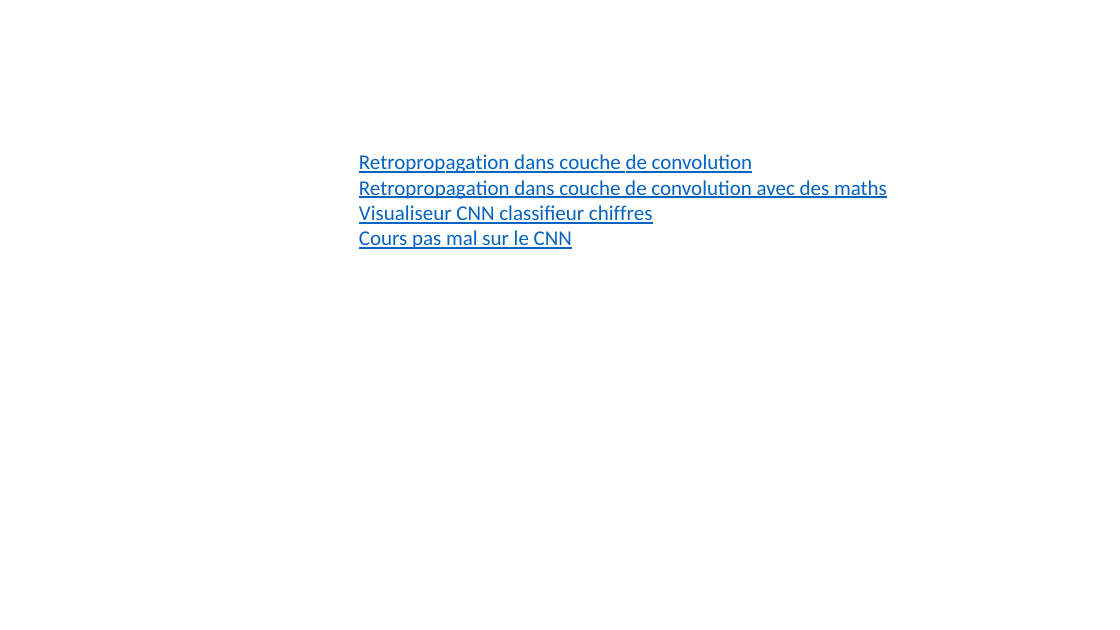
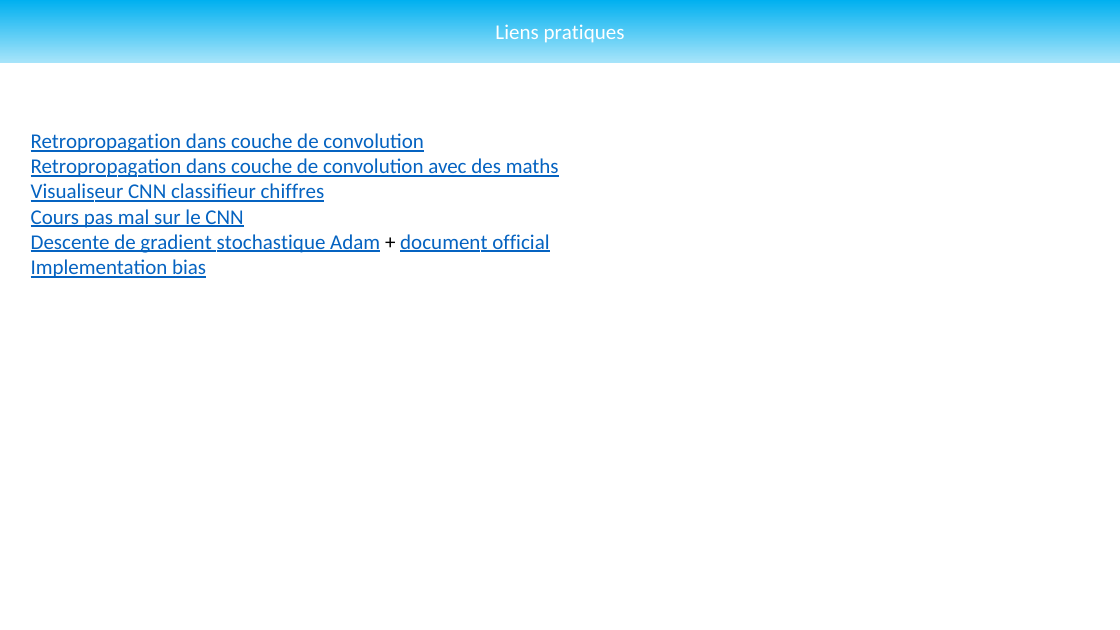
Before and after one commit to Undefined-Team/ProtoDeep-old, a slide deck: slide 8 of Docs/Draft/Draft_Struct.pptx (slide 5 before the commit). Drawn at 1120x630 pixels with LibreOffice and Linux fonts; fonts in the diff are those of the drawing. Boxes give left, top, right and bottom in pixels: in the first picture for what was removed or moved away, otherwise in the second. Text is boxed around its words. In the diff, an @@ line names an element or a change of style, - is before the commit and + after.

```diff
--- a/Docs/Draft/Draft_Struct.pptx
+++ b/Docs/Draft/Draft_Struct.pptx
@@ rectangle added at [0,0,1120,62], fill gradient #00B0F0 to #A6E4FA, 18 pt, text #FFFFFF @@
+Liens pratiques
@@ text "Retropropagation dans couche de convolution": place and size @@
-text "Retropropagation dans couche de convolution" at [359,154,887,249]
+text "Retropropagation dans couche de convolution" at [31,133,559,278]
@@ text at [31,234,549,278]: paragraphs added @@
+Descente de gradient stochastique Adam + document official
+Implementation bias
```
Also in this commit, not shown: 4 other slides changed, 5 slides added, 1 other file.
